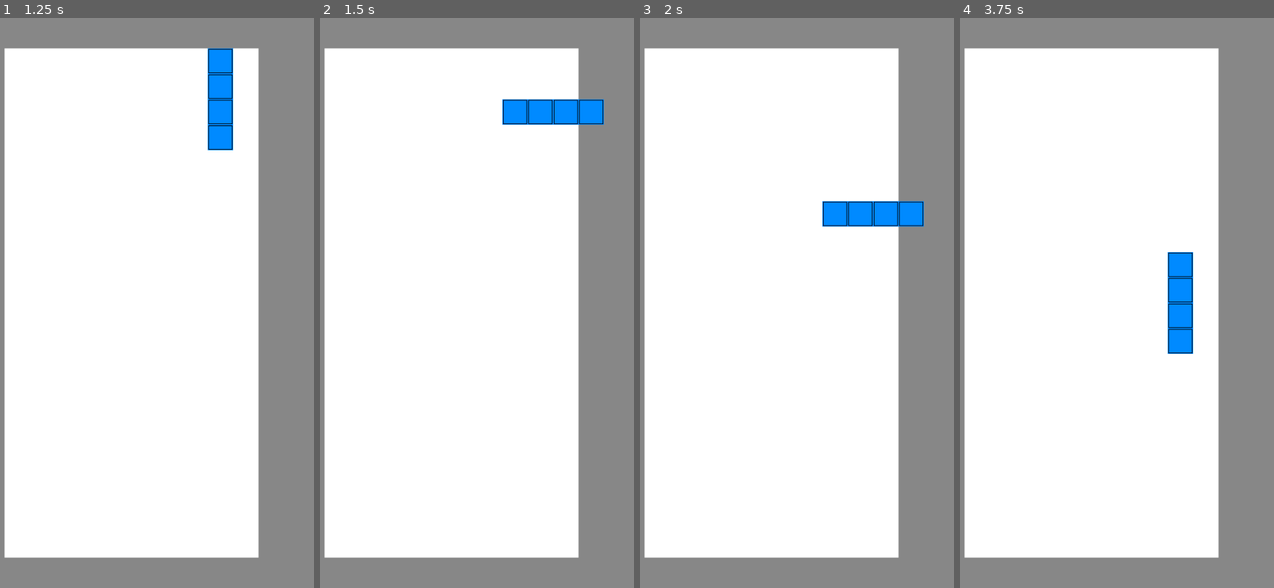
Above: before the commit, frames 1-4 (left to right).
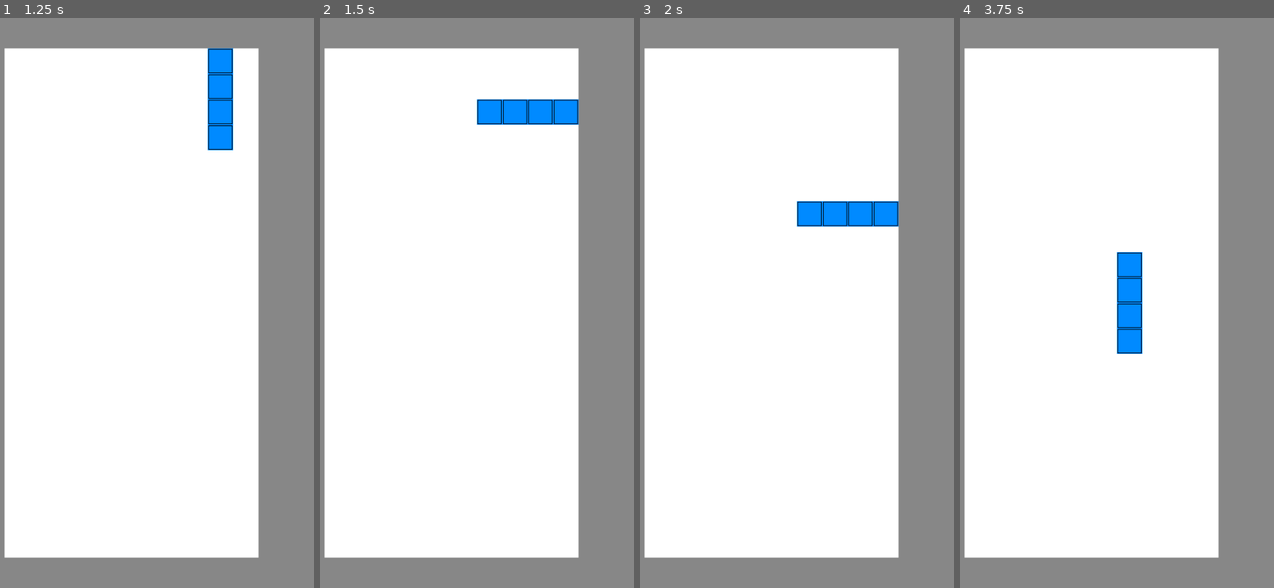
Above: after the commit, the same moments.

Repository: xinaxi/tetris
Game: Godot game, scene res://scenes/main.tscn
The game is run twice, just before and just after one commit, with the same random seed, the same clock (stepped at 60 frames per second) and the same inputs.
Inputs:
- Up to frame 1 (1.25 s): tap Enter (restart) at 0.5 s; hold Right (right) from 0.53 s (still down); hold Up (rotate) from 0.53 s (still down)
- Up to frame 2 (1.5 s): release Right (right) at 1.28 s; release Up (rotate) at 1.28 s; hold Down (down) from 1.28 s (still down); tap Up (rotate) at 1.35 s
- Up to frame 3 (2 s): keep holding Down (down)
- Up to frame 4 (3.75 s): release Down (down) at 2.03 s; hold Up (rotate) 2.03-2.78 s; hold Right (right) 2.03-3.53 s; tap Up (rotate) at 2.85 s; hold Left (left) from 3.53 s (still down); hold Up (rotate) from 3.53 s (still down)

Frame 1 is identical in both runs. In frame 2, 0.7% of the frame differs, in the area x 49-91%, y 14-19%; in frame 3, 0.8%; in frame 4, 2.9%, in the area x 49-75%, y 41-59%.

Commit message:
rotation without violating any boundaries

Diff:
--- a/project.godot
+++ b/project.godot
@@ -50,6 +50,6 @@
 }
 fast_down={
 "deadzone": 0.5,
-"events": [Object(InputEventKey,"resource_local_to_scene":fa …(140 unchanged characters)… d":false,"keycode":0,"physical_keycode":4194442,"key_label":0,"unicode":52,"echo":false,"script":null)
+"events": [Object(InputEventKey,"resource_local_to_scene":fa …(140 unchanged characters)… d":false,"keycode":0,"physical_keycode":32,"key_label":0,"unicode":32,"echo":false,"script":null)
 ]
 }
--- a/scripts/piece.gd
+++ b/scripts/piece.gd
@@ -81,10 +81,66 @@
 		move()
 
 #reset rotation after every round so roundoff is not accumulated
-func rotate_piece():
-	rotation += PI/2
+func rotate_piece_side(side = 1):
+	rotation += PI/2 * side
 	if is_equal_approx(rotation , 2*PI):
 		rotation = 0
+
+func rotate_piece():
+	var pos = position
+	rotate_piece_side(1)
+
+	#we can't rotate if we are too close to the floor
+	#but we are not gonna go up, so there will be no loop
+	position.y -= size
+	if not is_there_down():
+		rotate_piece_side(-1)
+		position = pos
+		return
+	position.y += size
+
+	#we also check if we violate the boundaries
+	#and if so - trying to slide sideways
+	if outside_left():
+		if is_there_right():
+			position.x += size
+			if outside_left():
+				if is_there_right():
+					position.x += size
+					return
+			else:
+				return
+	else:
+		if outside_right():
+			if is_there_left():
+				position.x -= size
+				if outside_right():
+					if is_there_left():
+						position.x -= size
+						return
+				else:
+					return
+		else:
+			return
+	rotate_piece_side(-1)
+	position = pos
+	return
+
+func outside_left():
+	var result = true
+	position.x += size
+	if is_there_left():
+		result = false
+	position.x -= size
+	return result
+
+func outside_right():
+	var result = true
+	position.x -= size
+	if is_there_right():
+		result = false
+	position.x += size
+	return result
 
 func move():
 	if is_there_down():
